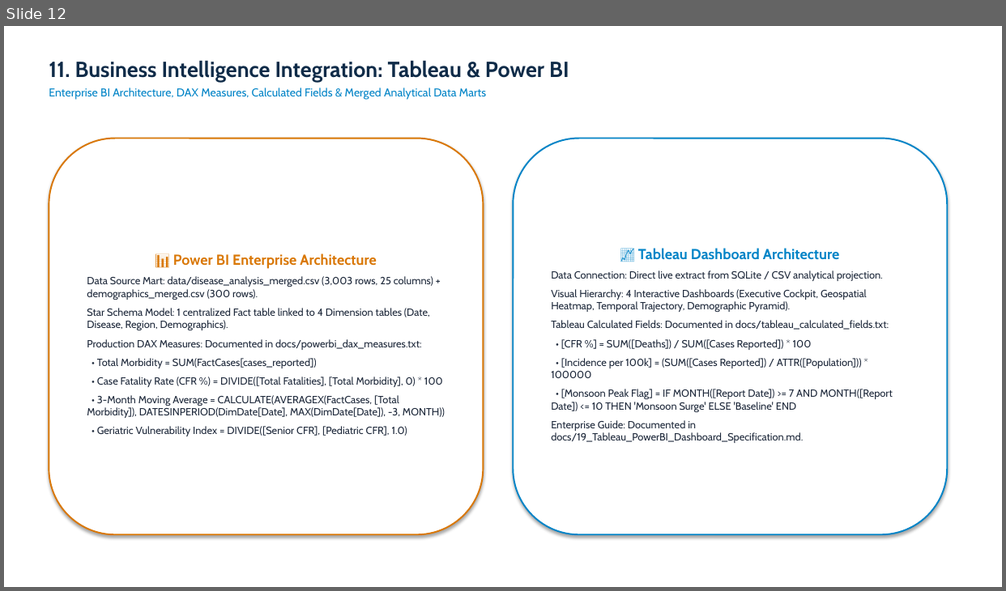
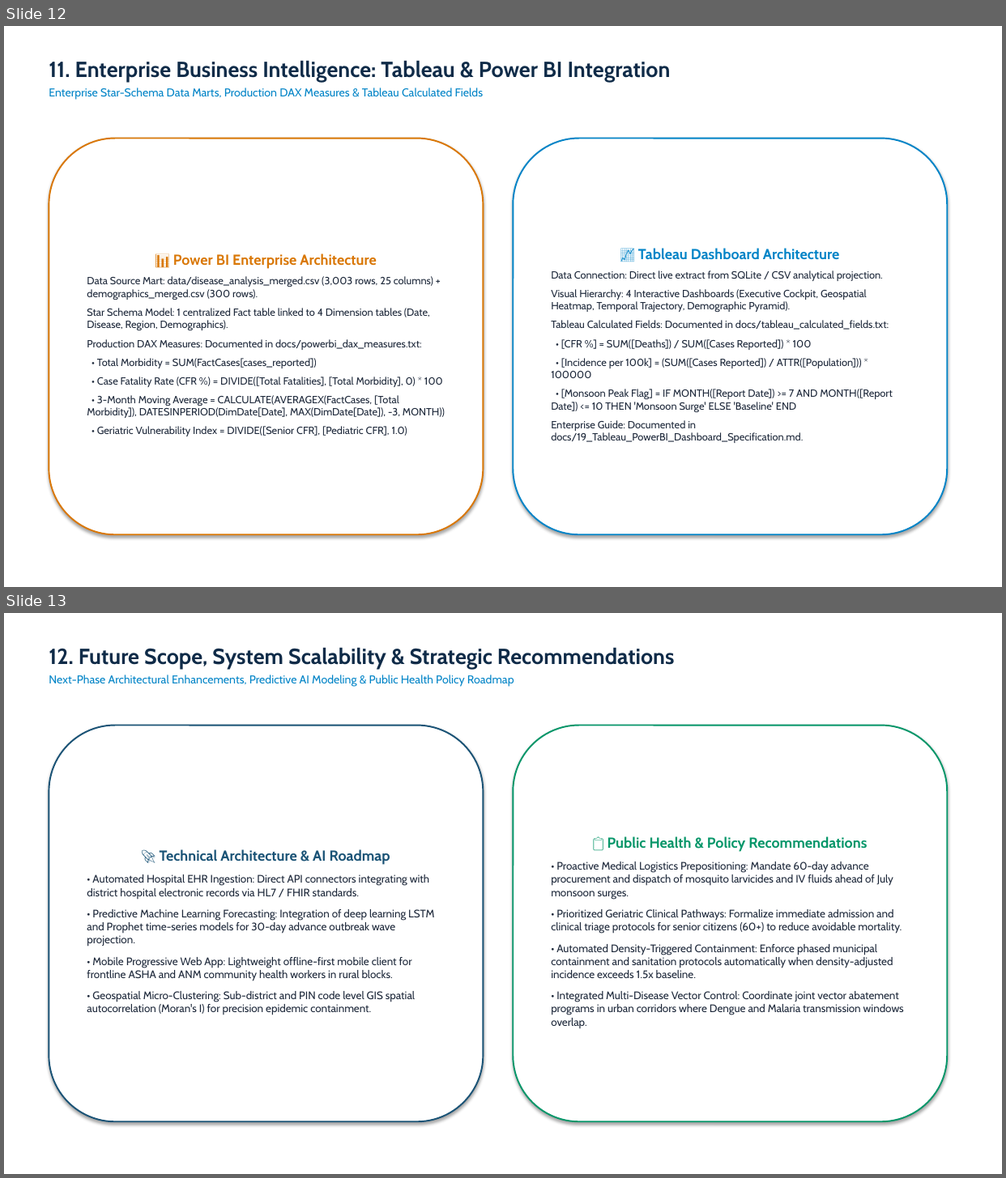
Before and after one commit to Argjain/2500320140031-disease-trend-analysis., a slide deck: docs/18_ArgJain_DiseaseTrendAnalysis_Presentation.pptx. Shown one above the other, each under a label of ours: slide 12 before the commit, slides 12 and 13 after it. The pictures are 1006x591 and 1006x1178 pixels, drawn with LibreOffice and Linux fonts; fonts in the diff are those of the drawing. Boxes give left, top, right and bottom in pixels: in the first picture for what was removed or moved away, otherwise in the second. Text is boxed around its words. In the diff, an @@ line names an element or a change of style, - is before the commit and + after.

Commit message:
docs: merge all 18 project documents into single master PDF and refine PPT for formal academic submission

```diff
--- a/docs/18_ArgJain_DiseaseTrendAnalysis_Presentation.pptx
+++ b/docs/18_ArgJain_DiseaseTrendAnalysis_Presentation.pptx
@@ slide 13 added at [4, 613, 1002, 1174], background #FFFFFF @@
@@ text added at [49, 647, 674, 687], 11 pt, text #0284C7 @@
+12. Future Scope, System Scalability & Strategic Recommendations
+Next-Phase Architectural Enhancements, Predictive AI Modeling & Public Health Policy Roadmap
@@ rounded rectangle added at [49, 726, 484, 1122], fill #FFFFFF, outline #1A5376 1.5 pt, 10.5 pt, text #1E293B @@
+🚀 Technical Architecture & AI Roadmap
+• Automated Hospital EHR Ingestion: Direct API connectors integrating with district hospital electronic records via HL7 / FHIR standards.
+• Predictive Machine Learning Forecasting: Integration of deep learning LSTM and Prophet time-series models for 30-day advance outbreak wave projection.
+• Mobile Progressive Web App: Lightweight offline-first mobile client for frontline ASHA and ANM community health workers in rural blocks.
+• Geospatial Micro-Clustering: Sub-district and PIN code level GIS spatial autocorrelation (Moran's I) for precision epidemic containment.
@@ rounded rectangle added at [513, 726, 948, 1122], fill #FFFFFF, outline #059669 1.5 pt, 10.5 pt, text #1E293B @@
+📋 Public Health & Policy Recommendations
+• Proactive Medical Logistics Prepositioning: Mandate 60-day advance procurement and dispatch of mosquito larvicides and IV fluids ahead of July monsoon surges.
+• Prioritized Geriatric Clinical Pathways: Formalize immediate admission and clinical triage protocols for senior citizens (60+) to reduce avoidable mortality.
+• Automated Density-Triggered Containment: Enforce phased municipal containment and sanitation protocols automatically when density-adjusted incidence exceeds 1.5x baseline.
+• Integrated Multi-Disease Vector Control: Coordinate joint vector abatement programs in urban corridors where Dengue and Malaria transmission windows overlap.
@@ slide 12 changed as well @@
@@ text at [49, 60, 671, 100]: text changed @@
-11. Business Intelligence Integration: Tableau & Power BI
-Enterprise BI Architecture, DAX Measures, Calculated Fields & Merged Analytical Data Marts
+11. Enterprise Business Intelligence: Tableau & Power BI Integration
+Enterprise Star-Schema Data Marts, Production DAX Measures & Tableau Calculated Fields
```
Also in this commit, not shown: 11 other slides changed, 1 other slide added, 2 slides removed, 19 other files.
